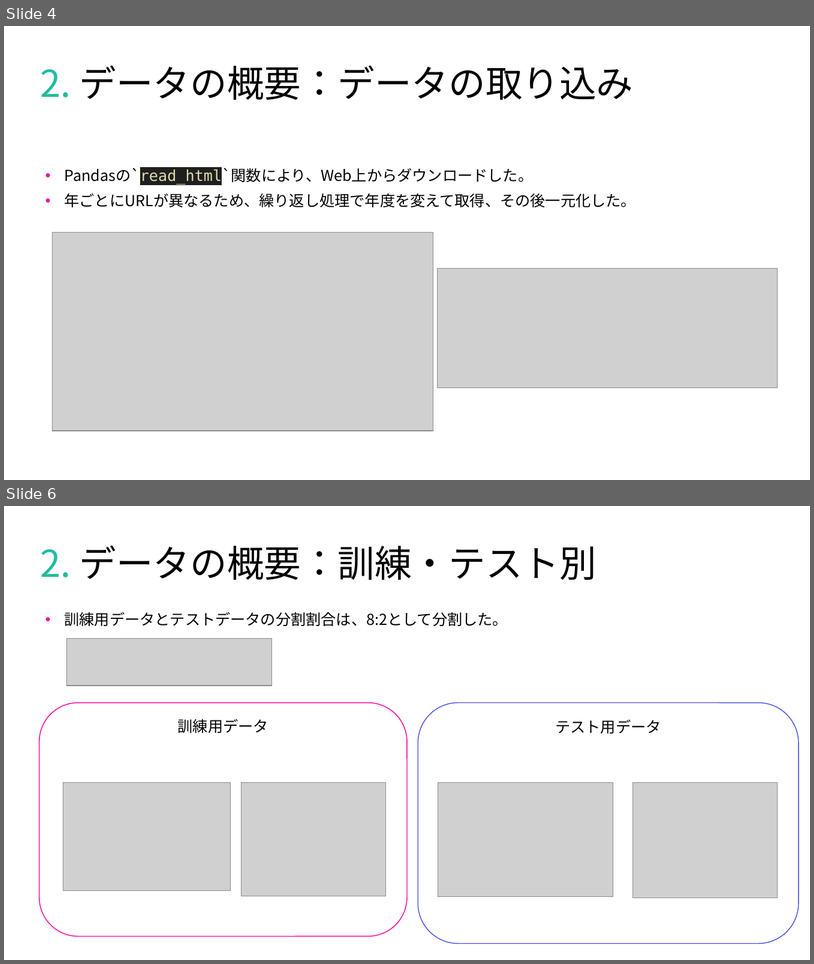
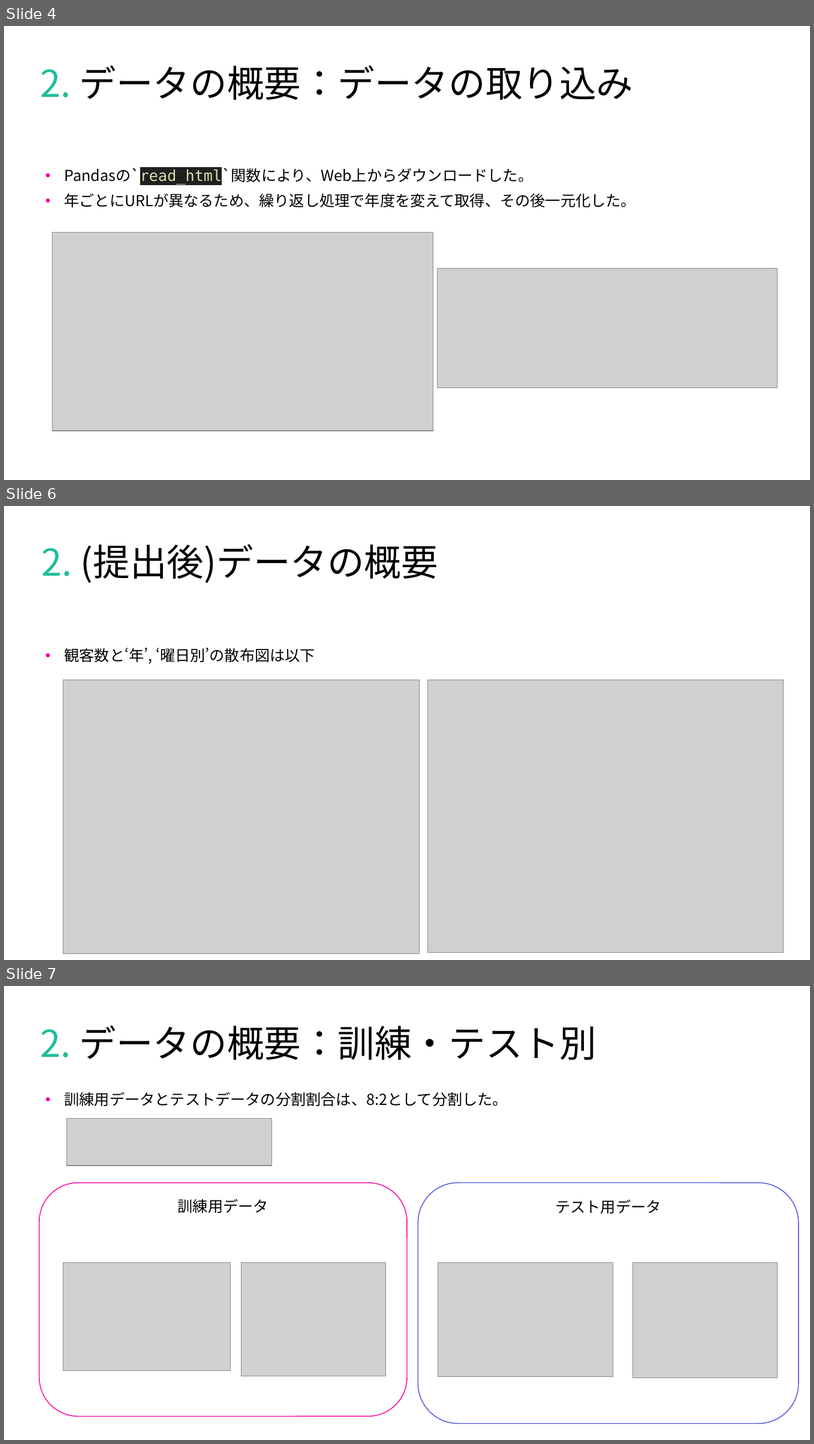
Before and after one commit to tsyu12345/Class_DataScienceEX, a slide deck: 最終課題用/report-23vr008n.pptx. Shown one above the other, each under a label of ours: slides 4 and 6 before the commit, slides 4, 6 and 7 after it; the slides between them are not shown. The pictures are 814x964 and 814x1444 pixels, drawn with LibreOffice and Linux fonts; fonts in the diff are those of the drawing; grey boxes stand for pictures. Boxes give left, top, right and bottom in pixels: in the first picture for what was removed or moved away, otherwise in the second. Text is boxed around its words. In the diff, an @@ line names an element or a change of style, - is before the commit and + after.

Commit message:
プレゼン資料に提出後資料を追加中

```diff
--- a/最終課題用/report-23vr008n.pptx
+++ b/最終課題用/report-23vr008n.pptx
@@ slide 6 added at [4, 506, 810, 960], background #FFFFFF; not listed: 3 template elements that a slide beside it also shows @@
@@ title added at [42, 544, 438, 583], 44 pt, text #000000 @@
+2. (提出後)データの概要
@@ text added at [64, 648, 315, 664], 18 pt, text #000000 @@
+• 観客数と‘年’, ‘曜日別’の散布図は以下
@@ picture added at [63, 680, 420, 954] @@
@@ picture added at [428, 680, 785, 952] @@
@@ what was slide 6 is now slide 7 @@
```
Also in this commit, not shown: 2 slides changed, 4 other slides added, 11 other files.
